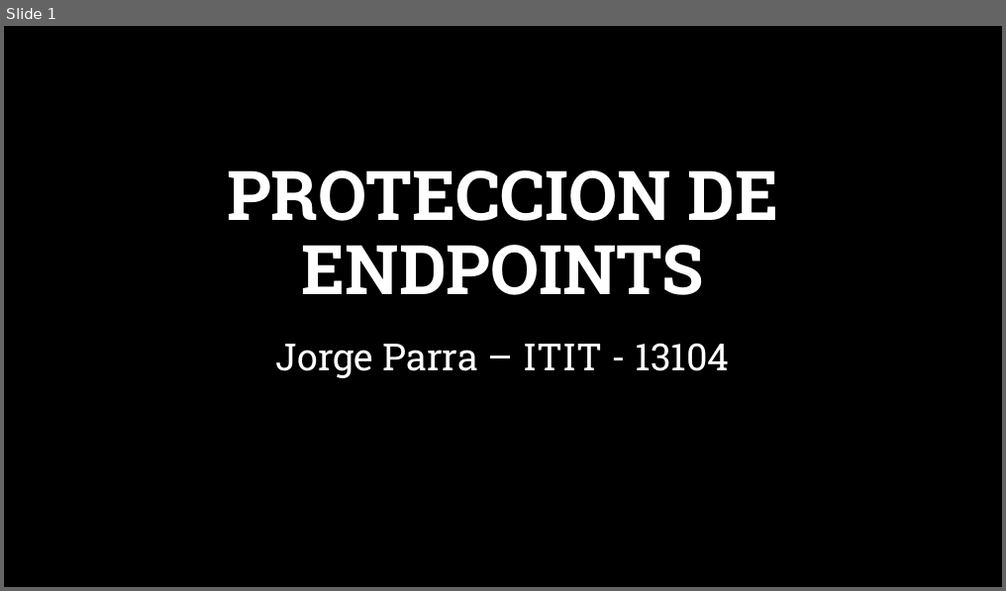
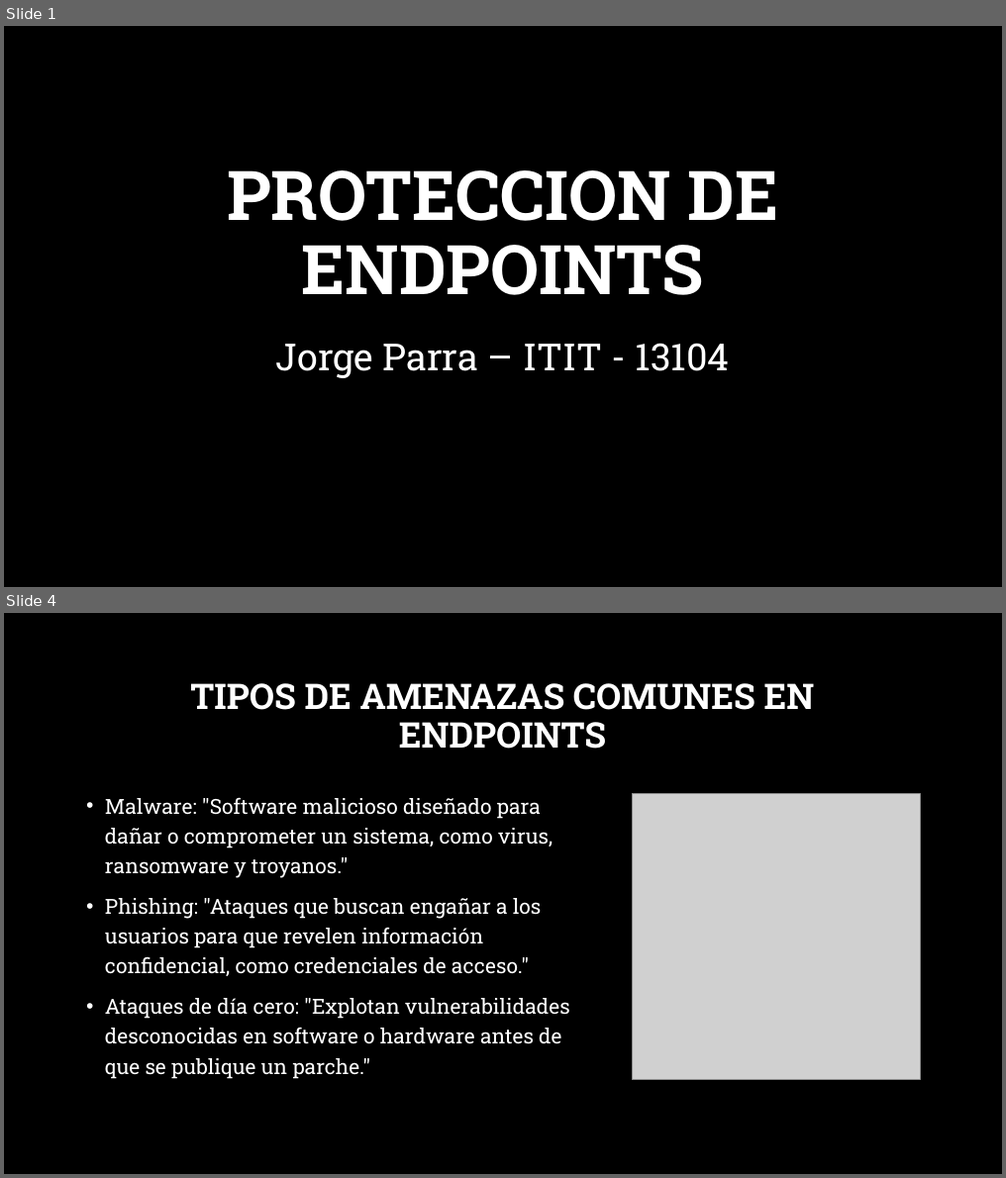
Before and after one commit to jphed/Sem5ULSA, a slide deck: redes/parcial1/Proteccion de endpoints.pptx. Shown one above the other, each under a label of ours: slide 1 before the commit, slides 1 and 4 after it; the slides between them are not shown. The pictures are 1006x591 and 1006x1178 pixels, drawn with LibreOffice and Linux fonts; fonts in the diff are those of the drawing; grey boxes stand for pictures; background and template pictures are left out. Boxes give left, top, right and bottom in pixels: in the first picture for what was removed or moved away, otherwise in the second. Text is boxed around its words. In the diff, an @@ line names an element or a change of style, - is before the commit and + after.

```diff
--- a/redes/parcial1/Proteccion de endpoints.pptx
+++ b/redes/parcial1/Proteccion de endpoints.pptx
@@ slide 4 added at [4,613,1002,1174], background picture (left out) @@
@@ title added at [190,683,815,749], 34 pt, text #FFFFFF, bold @@
+TIPOS DE AMENAZAS COMUNES EN ENDPOINTS
@@ text added at [105,797,570,1079], 20 pt, text #FFFFFF @@
+• Malware: "Software malicioso diseñado para dañar o comprometer un sistema, como virus, ransomware y troyanos."
+• Phishing: "Ataques que buscan engañar a los usuarios para que revelen información confidencial, como credenciales de acceso."
+• Ataques de día cero: "Explotan vulnerabilidades desconocidas en software o hardware antes de que se publique un parche."
@@ picture added at [633,794,921,1080] @@
```
Also in this commit, not shown: 2 slides changed, 2 other slides added, 9 other files.
